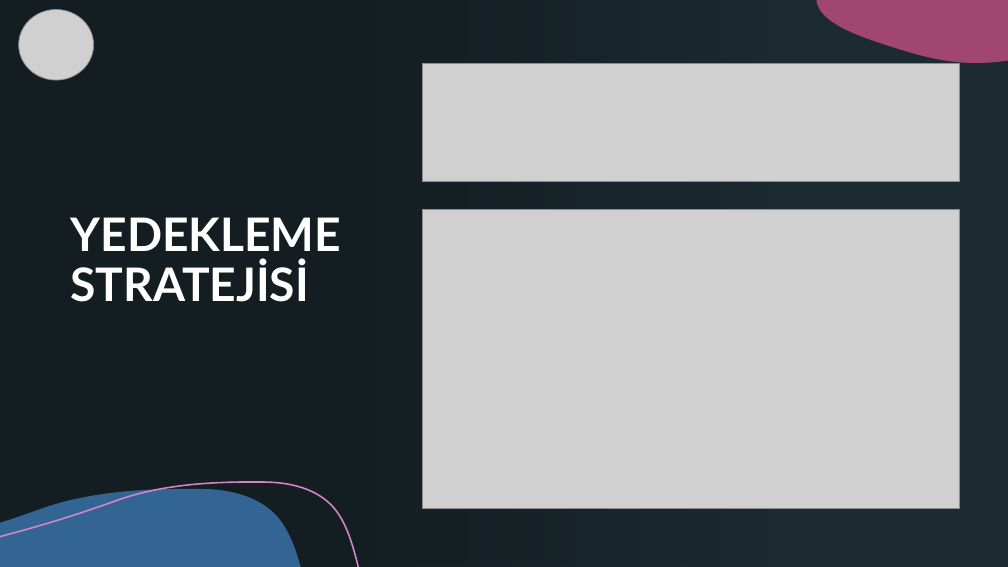
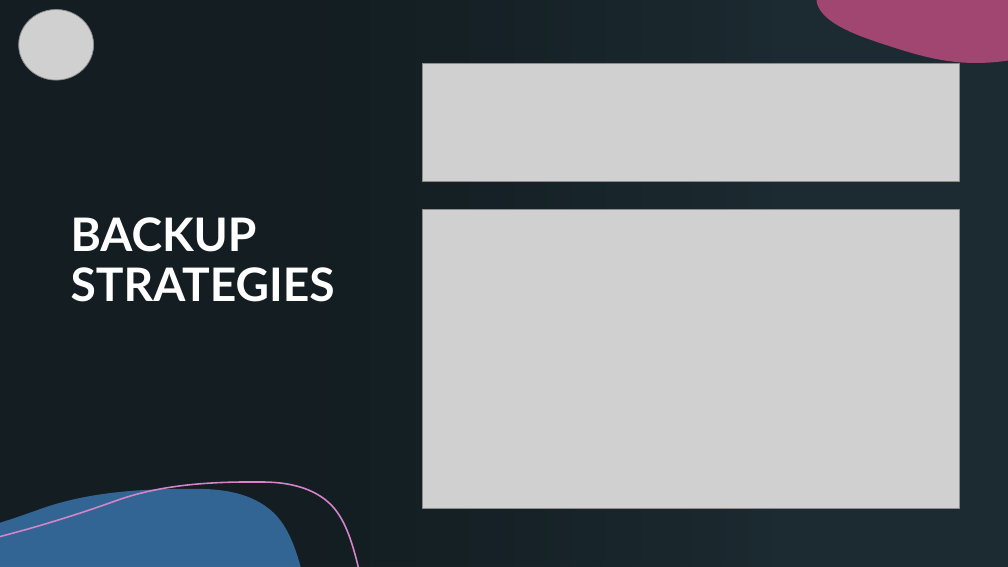
Before and after one commit to ileri-seviye-mssql-oracle-sql-bootcamp/sql-server-proje-hello-data, a slide deck: slide 8 of MS SQL PROJECT.pptx. Drawn at 1008x567 pixels with LibreOffice and Linux fonts; fonts in the diff are those of the drawing; grey boxes stand for pictures; background and template pictures are left out. Boxes give left, top, right and bottom in pixels: in the first picture for what was removed or moved away, otherwise in the second. Text is boxed around its words. In the diff, an @@ line names an element or a change of style, - is before the commit and + after.

```diff
--- a/MS SQL PROJECT.pptx
+++ b/MS SQL PROJECT.pptx
@@ title at box(71, 217, 335, 302): text changed @@
-YEDEKLEME
-STRATEJİSİ
+BACKUP
+STRATEGIES
```
Also in this commit, not shown: 2 other slides changed.
